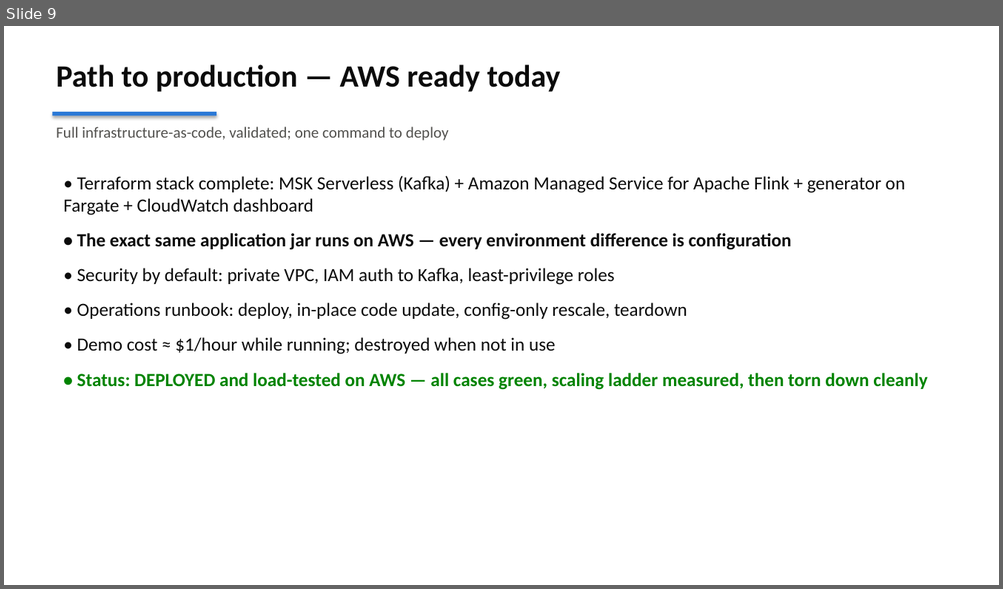
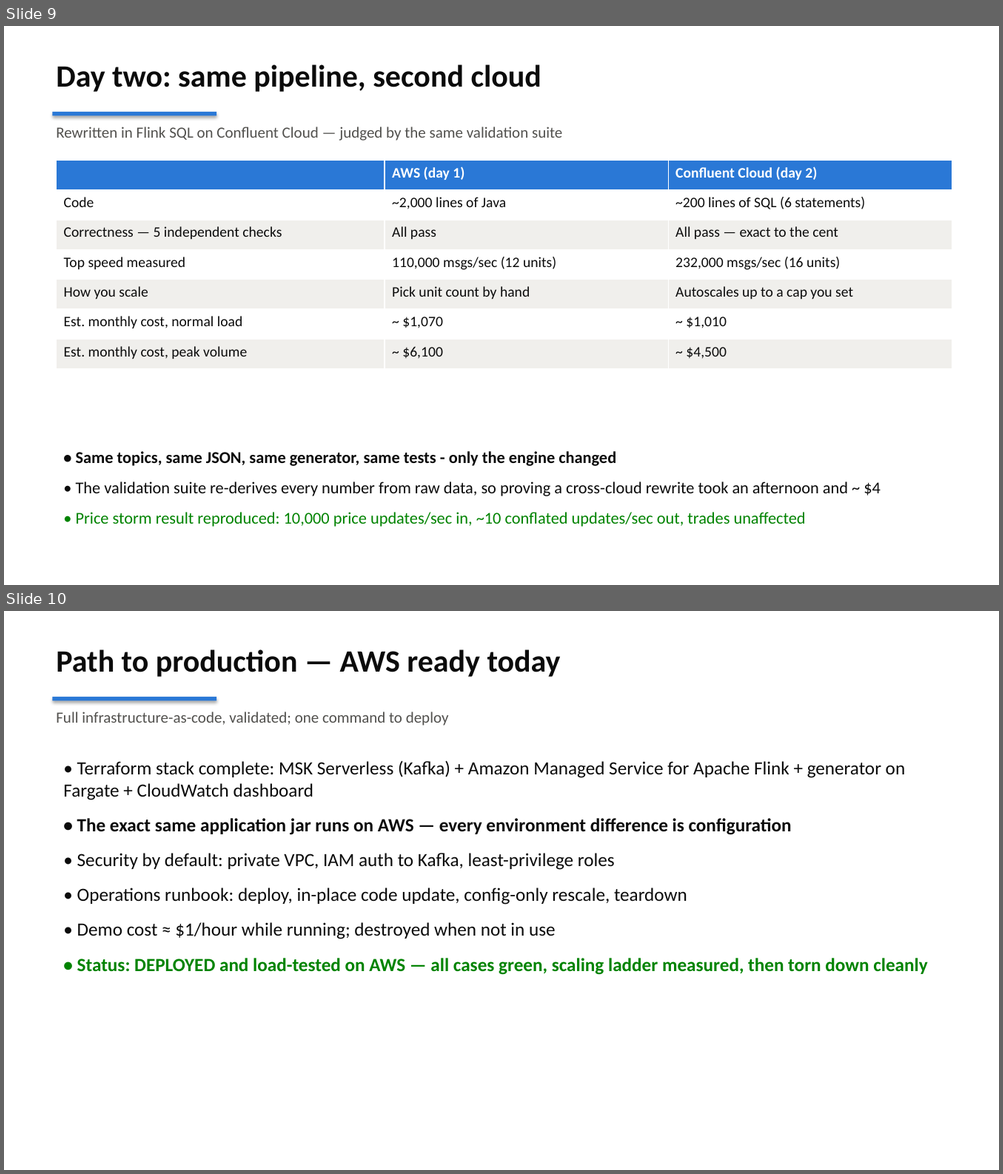
Before and after one commit to jimzucker/flink-fable5, a slide deck: docs/flink-demo-exec-briefing.pptx. Shown one above the other, each under a label of ours: slide 9 before the commit, slides 9 and 10 after it. The pictures are 1003x589 and 1003x1174 pixels, drawn with LibreOffice and Linux fonts; fonts in the diff are those of the drawing. Boxes give left, top, right and bottom in pixels: in the first picture for what was removed or moved away, otherwise in the second. Text is boxed around its words. In the diff, an @@ line names an element or a change of style, - is before the commit and + after.

```diff
--- a/docs/flink-demo-exec-briefing.pptx
+++ b/docs/flink-demo-exec-briefing.pptx
@@ slide 9 added at [4,26,999,585], background #FFFFFF @@
@@ text added at [56,64,541,92], 30 pt, text #0B0B0B, bold @@
+Day two: same pipeline, second cloud
@@ rectangle added at [53,112,216,116], fill #2A78D6 @@
@@ text added at [56,127,562,141], 15 pt, text #52514E @@
+Rewritten in Flink SQL on Confluent Cloud — judged by the same validation suite
@@ table added at [57,160,951,369], 7 rows, 3 columns @@
+ | AWS (day 1) | Confluent Cloud (day 2)
+Code | ~2,000 lines of Java | ~200 lines of SQL (6 statements)
+Correctness — 5 independent checks | All pass | All pass — exact to the cent
+Top speed measured | 110,000 msgs/sec (12 units) | 232,000 msgs/sec (16 units)
+How you scale | Pick unit count by hand | Autoscales up to a cap you set
+Est. monthly cost, normal load | ~ $1,070 | ~ $1,010
+Est. monthly cost, peak volume | ~ $6,100 | ~ $4,500
@@ text added at [76,452,880,527], 16 pt, text #0B0B0B @@
+• Same topics, same JSON, same generator, same tests - only the engine changed
+• The validation suite re-derives every number from raw data, so proving a cross-cloud rewrite took an afternoon and ~ $4
+• Price storm result reproduced: 10,000 price updates/sec in, ~10 conflated updates/sec out, trades unaffected
@@ what was slide 9 is now slide 10 @@
```
Also in this commit, not shown: 2 slides changed, 1 other file.
